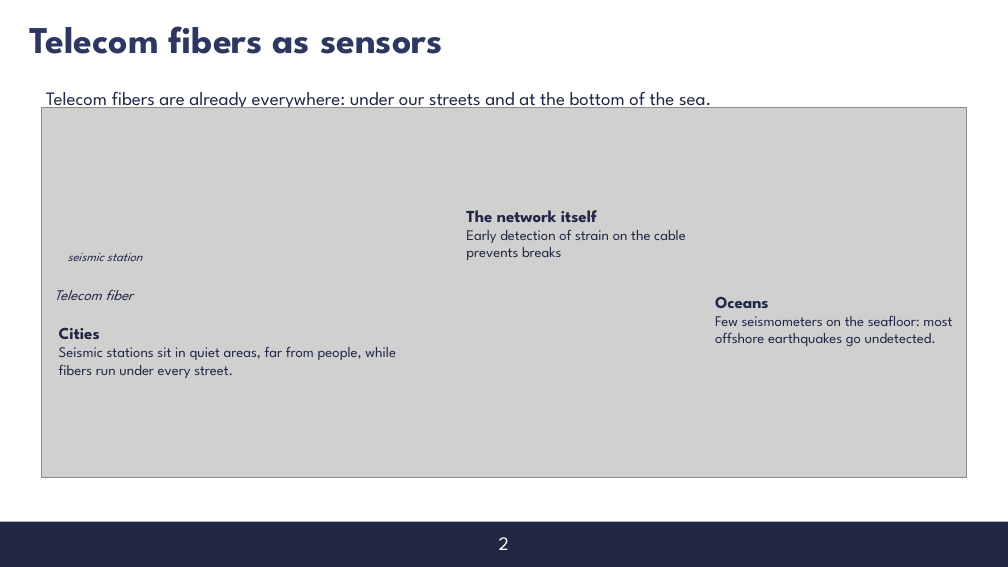
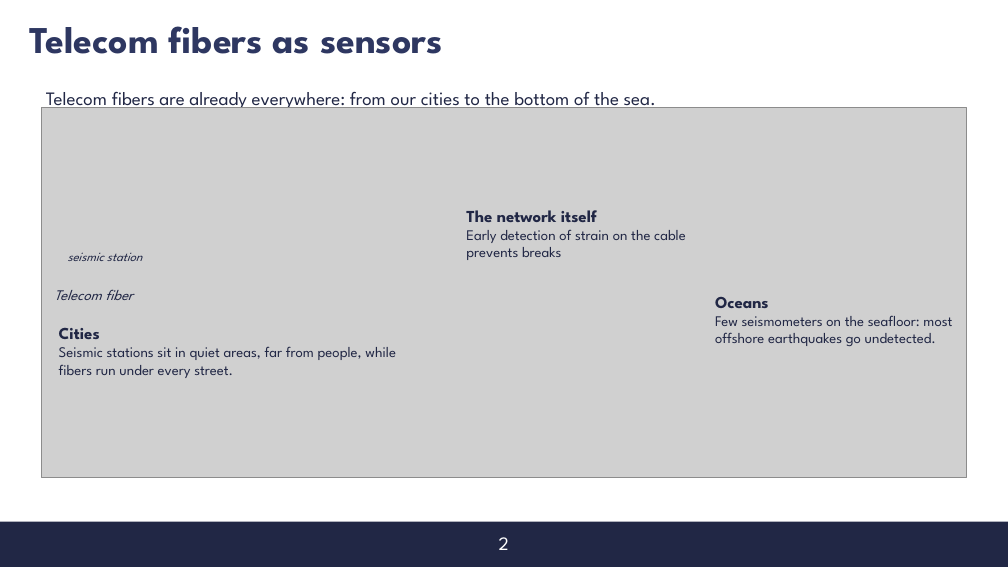
Before and after one commit to s347960/Presentazione, a slide deck: slide 2 of Discussione [Salvato automaticamente].pptx. Drawn at 1008x567 pixels with LibreOffice and Linux fonts; fonts in the diff are those of the drawing; grey boxes stand for pictures; background and template pictures are left out. Boxes give left, top, right and bottom in pixels: in the first picture for what was removed or moved away, otherwise in the second. Text is boxed around its words. In the diff, an @@ line names an element or a change of style, - is before the commit and + after.

```diff
--- a/Discussione [Salvato automaticamente].pptx
+++ b/Discussione [Salvato automaticamente].pptx
@@ text at (46, 91, 656, 112): text changed @@
-Telecom fibers are already everywhere: under our streets and at the bottom of the sea.
+Telecom fibers are already everywhere: from our cities to the bottom of the sea.
```
Also in this commit, not shown: 9 other slides changed, 1 slide added, 2 other files.
